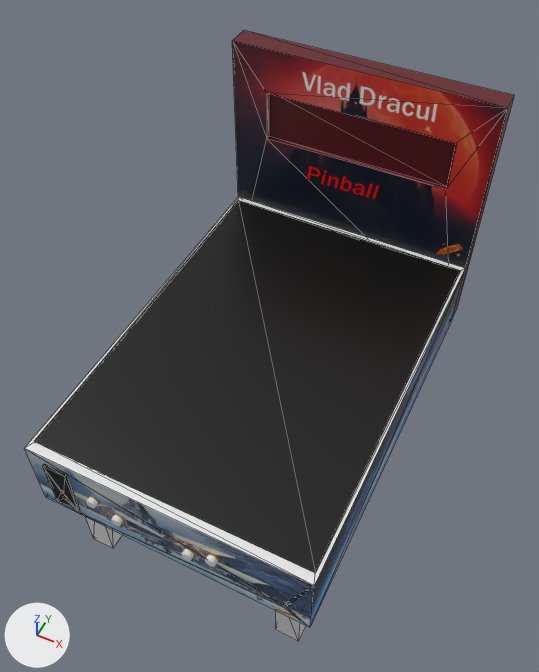
What one commit did to the OBJ model Proyecto/Proyecto/Models/Pinball.obj.
The view is the same before and after, from a 50 mm camera at (18.8, -32.0, 51.8) aimed at (0.6, 4.4, 6.4). The lights are fixed; the arrows at lower left show +X, +Y and +Z. Mesh edges are drawn as thin lines on the coarser meshes. Where no turn or scale is listed for an object, it has been applied to the vertices.

In view in the first picture: 'Coin_Slot_Cube.011', 'Glass_Cube.012', 'MachineBase.001_Cube.013', 'MachineBase.002_Cube.014', 'MachineBase_Cube.007'.
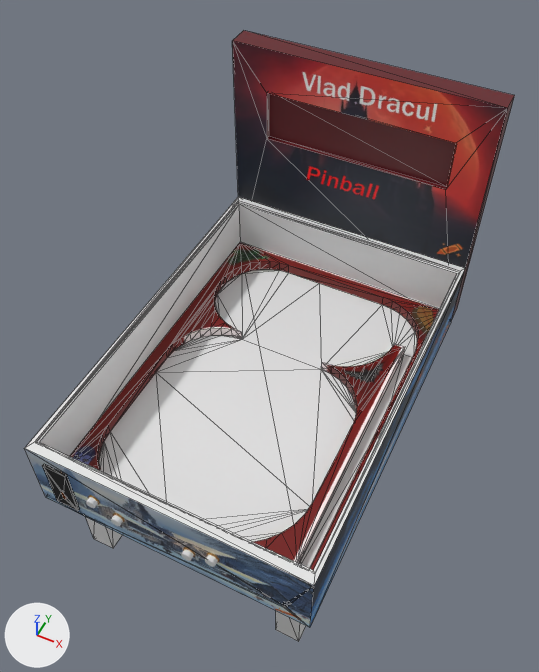
Pixel boxes [x1, y1, x2, y2] of what changed, in the pictures (539 x 672 px):
```json
{"object": "Glass_Cube.012", "change": "deleted", "before": [35, 200, 460, 573], "on screen": "black"}
{"part": 1, "of": "me_map_plane_002", "change": "surface changed", "after": [70, 242, 440, 570], "on screen": "red"}
{"object": "Ground_Plane.003", "change": "unchanged, uncovered by the edit", "after": [99, 269, 417, 569]}
```

Edits to the scene script, one JSON object a line:
```json
{"block": "me_map_plane_002", "where": "me_map_plane_002.from_pydata(...)  # 168 vertices, 328 faces; spans x -10.0..12.0, y -12.0..19.0, z 0.0..1.0"}
{"block": "me_map_plane_002", "where": "# used by ob_map_plane_002; location = (0.0, 0.0, 0.0)"}
{"block": "me_map_plane_002", "change": "me_map_plane_002 part 1: 292 kept faces spanning x -10.0..12.0, y -12.0..19.0, z 0.0..1.0 get new texture (UV) coordinates"}
{"op": "remove", "block": "ob_glass_cube_012", "code": ["ob_glass_cube_012 = bpy.data.objects.new('Glass_Cube.012', me_glass_cube_012)", "ob_glass_cube_012.location = (0.0, 0.0, 0.0)"]}
```
